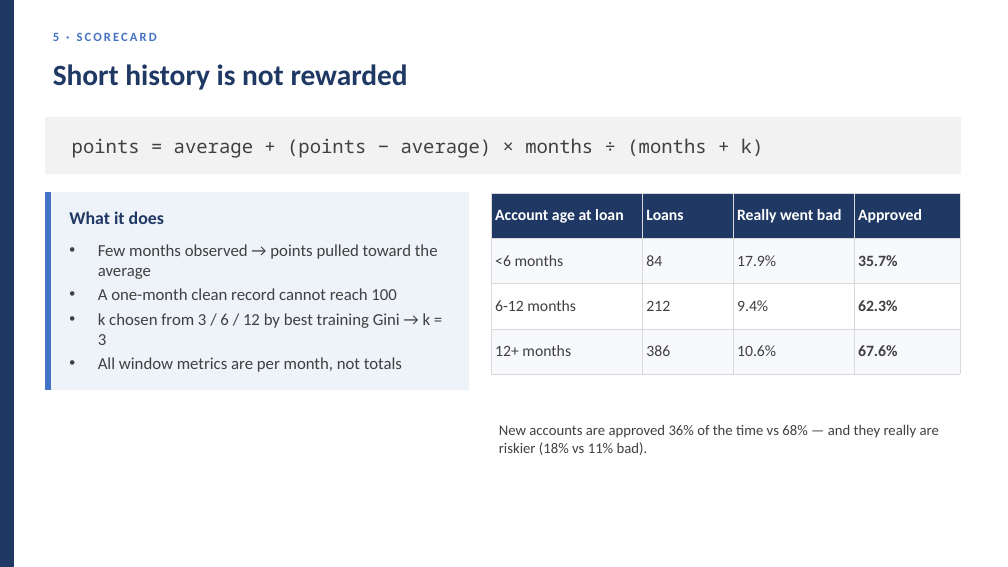
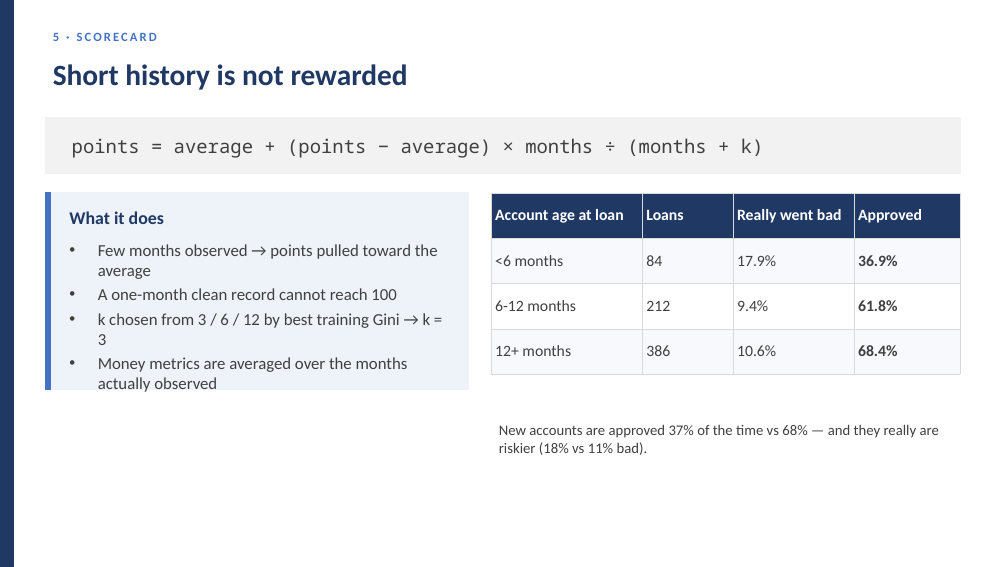
Before and after one commit to huotrithy/da-assignment-risk-scoring, a slide deck: slide 15 of docs/Stage3_Presentation.pptx. Drawn at 1008x567 pixels with LibreOffice and Linux fonts; fonts in the diff are those of the drawing. Boxes give left, top, right and bottom in pixels: in the first picture for what was removed or moved away, otherwise in the second. Text is boxed around its words. In the diff, an @@ line names an element or a change of style, - is before the commit and + after.

```diff
--- a/docs/Stage3_Presentation.pptx
+++ b/docs/Stage3_Presentation.pptx
@@ table at <box>492,193,960,360</box> @@
-row 2, column 4: 35.7%
+row 2, column 4: 36.9%
-row 3, column 4: 62.3%
+row 3, column 4: 61.8%
-row 4, column 4: 67.6%
+row 4, column 4: 68.4%
@@ text at <box>98,357,408,392</box>: text changed @@
-• All window metrics are per month, not totals
+• Money metrics are averaged over the months actually observed
@@ text at <box>499,424,939,455</box>: text changed @@
-New accounts are approved 36% of the time vs 68% — and they really are riskier (18% vs 11% bad).
+New accounts are approved 37% of the time vs 68% — and they really are riskier (18% vs 11% bad).
```
Also in this commit, not shown: 8 other slides changed, 25 other files.
